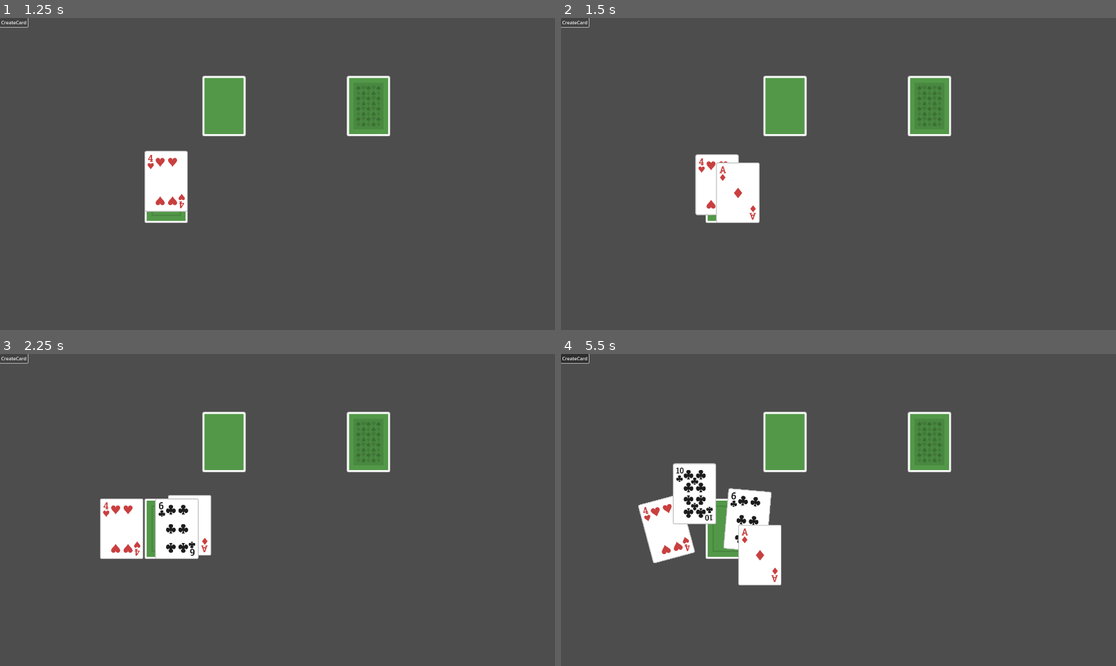
Above: before the commit, frames 1-4 (two rows, left to right).
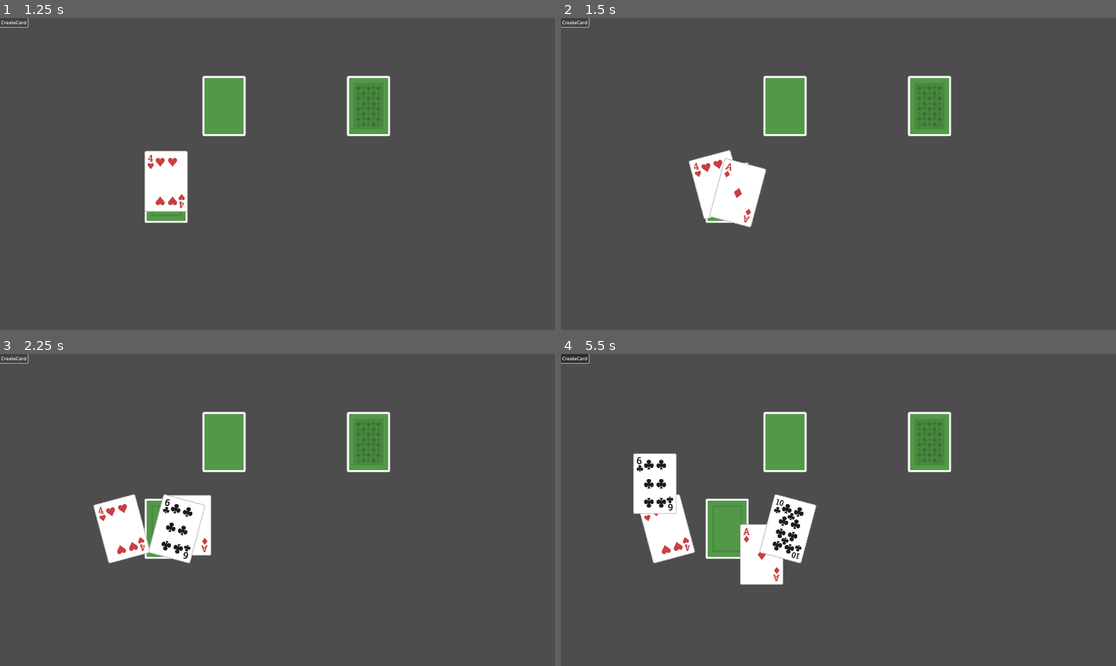
Above: after the commit, the same moments.

Repository: emabrey/card-framework
Game: Godot game, scene res://example1/example1.tscn
The game is run twice, just before and just after one commit, with the same random seed, the same clock (stepped at 60 frames per second) and the same inputs. The project has no main scene, so this scene is started directly.
Inputs (mouse positions are in pixels of both pictures, inside the frame that each line leads up to):
- Up to frame 1 (1.25 s): click "CreateCard" at 0.5 s
- Up to frame 2 (1.5 s): click "CreateCard" at 1.25 s
- Up to frame 3 (2.25 s): click "CreateCard" at 2 s
- Up to frame 4 (5.5 s): drag from (649, 503) to (894, 441) at 2.77 s; tap Enter at 3.5 s; drag from (705, 488) to (810, 572) at 3.52 s; move the mouse to (727, 488) at 4.27 s; click (727, 488) at 4.42 s; drag from (766, 497) to (672, 463) at 5.02 s

Frame 1 is identical in both runs. In frame 2, 0.8% of the frame differs, in the area x 23-37%, y 42-68%; in frame 3, 1.3%; in frame 4, 5.1%, in the area x 13-47%, y 31-75%.

Commit message:
feat: update destination handling for card movement and improve position calculations

Diff:
--- a/card_framework/card.gd
+++ b/card_framework/card.gd
@@ -32,9 +32,11 @@
 var is_moving_to_destination := false
 var current_holding_mouse_position: Vector2
 var destination: Vector2
+var destination_as_local: Vector2
 var destination_degree: float
 var target_container: CardContainer
 var card_container: CardContainer
+var is_destination_set := true
 
 static var is_any_card_hovering := false
 
@@ -68,15 +70,19 @@
 		global_position = get_global_mouse_position() - current_holding_mouse_position
 
 	if is_moving_to_destination:
-		z_index = stored_z_index + HOLDING_Z_INDEX
-		global_position = global_position.move_toward(destination, return_speed * delta)
-		if global_position.distance_to(destination) < 0.001:
-			global_position = destination
+		if is_destination_set:
+			_set_destination()
+			is_destination_set = false
+
+		position = position.move_toward(destination_as_local, return_speed * delta)
+
+		if position.distance_to(destination_as_local) < 0.001:
+			position = destination_as_local
 			is_moving_to_destination = false
 			end_hovering(false)
 			z_index = stored_z_index
 			CardFrameworkSignalBus.card_move_done.emit(self)
-			rotation = destination_degree
+			is_destination_set = true
 			if target_container != null:
 				CardFrameworkSignalBus.card_dropped.emit(self, target_container)
 				target_container = null
@@ -99,8 +105,7 @@
 
 
 func move_to_card_container(_card_container: CardContainer):
-	rotation = 0
-	is_moving_to_destination = true
+	# it should call move function inside the update_card_positions function
 	_card_container.update_card_positions(self)
 	destination = _card_container.drop_zone.get_place_zone()
 	target_container = _card_container
@@ -176,6 +181,14 @@
 				card_container.release_holding_cards()
 
 
+func _set_destination():
+	var t = get_global_transform().affine_inverse()
+	var local_position = (t.x * destination.x) + (t.y * destination.y) + t.origin
+	destination_as_local = local_position + position
+	rotation = destination_degree
+	z_index = stored_z_index + HOLDING_Z_INDEX
+
+
 func _on_drag_dropped(_cards: Array):
 	mouse_filter = Control.MOUSE_FILTER_IGNORE
 
